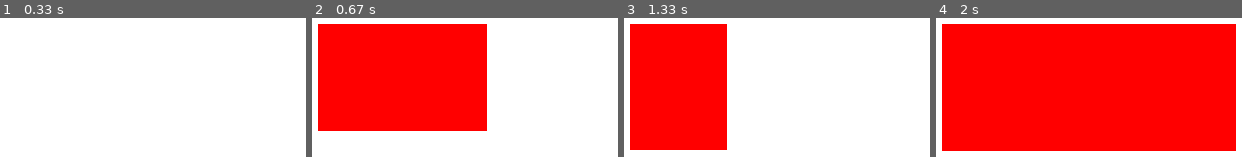
Above: before the commit, frames 1-4 (left to right).
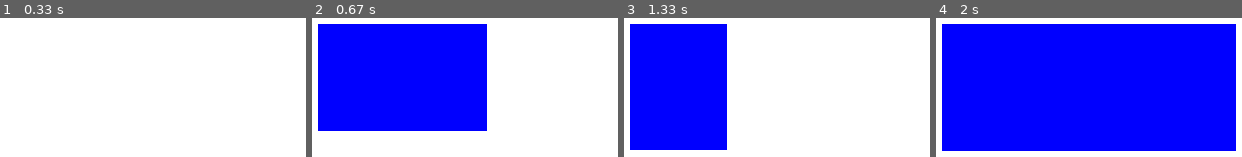
Above: after the commit, the same moments.

Repository: daucloudlab/pygame-demo-3
Game: pygame game, started from pygamedemo.py
Two runs of this game, one before a commit and one after it. Both use one fixed random seed, a clock stepped at 60 frames per second and the inputs below.
Inputs (mouse positions are in pixels of both pictures, inside the frame that each line leads up to):
- Up to frame 1 (0.33 s): no input
- Up to frame 2 (0.67 s): press the mouse at (318, 23) at 0.37 s; move the mouse to (400, 76) at 0.47 s; release the mouse at (486, 130) at 0.6 s
- Up to frame 3 (1.33 s): press the mouse at (630, 23) at 0.7 s; move the mouse to (718, 43) at 0.8 s; release the mouse at (807, 62) at 0.93 s; press the mouse at (630, 23) at 1.03 s; move the mouse to (679, 87) at 1.13 s; release the mouse at (728, 150) at 1.27 s
- Up to frame 4 (2 s): press the mouse at (942, 23) at 1.37 s; move the mouse to (1064, 61) at 1.47 s; release the mouse at (1189, 98) at 1.6 s; press the mouse at (942, 23) at 1.7 s; move the mouse to (1089, 87) at 1.8 s; release the mouse at (1235, 151) at 1.93 s

Frame 1 is identical in both runs. In frame 2, 43% of the frame differs, in the area x 1-58%, y 4-82%; in frame 3, 29%; in frame 4, 88%, in the area x 1-99%, y 4-96%.

Commit message:
жеңілдетілген жолы

Diff:
--- a/pygamedemo.py
+++ b/pygamedemo.py
@@ -27,28 +27,29 @@
 
 clock = pygame.time.Clock()
 running = True
+sp = None
 
-flStartDraw = False
-sp = se = 0
 while running:
 
     for event in pygame.event.get():
         if event.type == pygame.QUIT:
             running = False
             pygame.quit()
-        elif event.type == pygame.MOUSEBUTTONDOWN and event.button == 1:
-            flStartDraw = True
-            sp = event.pos
 
-        elif event.type == pygame.MOUSEMOTION:
-            if flStartDraw:
-                height = event.pos[1] - sp[1]
-                width = event.pos[0] - sp[0]
+    pos = pygame.mouse.get_pos()
 
-                screen.fill(WHITE)
-                pygame.draw.rect(screen, RED, (sp[0], sp[1], width, height))
-                pygame.display.update()
-        elif event.type == pygame.MOUSEBUTTONUP and event.button == 1:
-            flStartDraw = False
+    pressed = pygame.mouse.get_pressed()
+    if pressed[0]:
+        if sp is None:
+            sp = pos
+
+        width = pos[0] - sp[0]
+        height = pos[1] - sp[1]
+
+        screen.fill(WHITE)
+        pygame.draw.rect(screen, BLUE, (sp[0], sp[1], width, height))
+        pygame.display.update()
+    else:
+        sp = None
 
     clock.tick(FPS)
